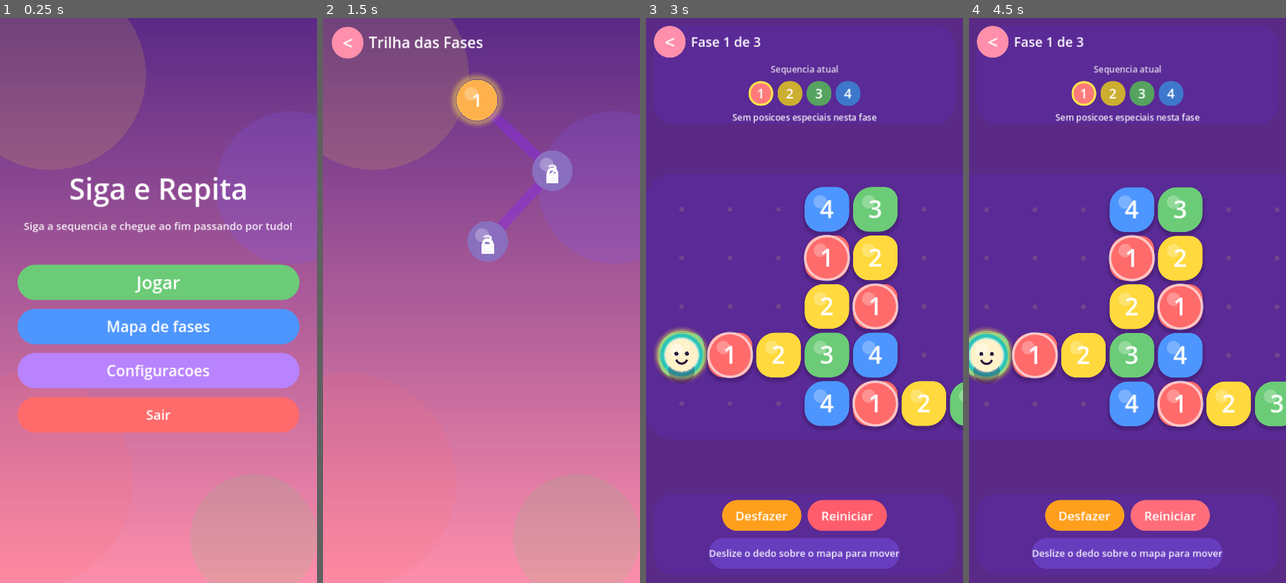
Above: before the commit, frames 1-4 (left to right).
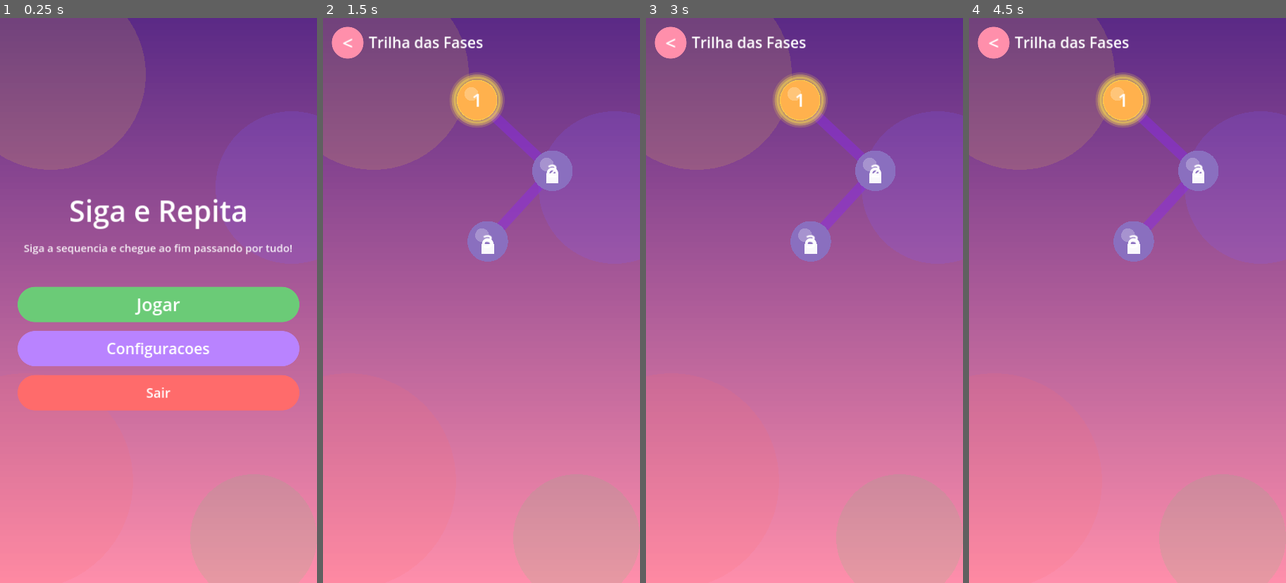
Above: after the commit, the same moments.

Repository: robertoaraujomf/Amarelo-Game-Siga-E-Repita
Game: Godot game, scene res://scenes/ui/MainMenu.tscn
The game is run twice, just before and just after one commit, with the same random seed, the same clock (stepped at 60 frames per second) and the same inputs.
Inputs (mouse positions are in pixels of both pictures, inside the frame that each line leads up to):
- Up to frame 1 (0.25 s): no input
- Up to frame 2 (1.5 s): click (481, 328) at 0.5 s, where only the run before the commit has a clickable "Mapa de fases"; click (481, 306) at 1.25 s, where only the run after the commit has a clickable "Jogar"
- Up to frame 3 (3 s): click "<" at 2 s; click "Jogar" at 2.75 s
- Up to frame 4 (4.5 s): click (1168, 515) at 3.5 s, where only the run before the commit has a clickable "Reiniciar"; click (1168, 515) at 4.25 s, where only the run before the commit has a clickable "Reiniciar"

The runs differ from the first frame. In frame 1, 24% of the frame differs, in the area x 5-95%, y 28-74%; in frame 2, 0.4%; in frame 3, 92%, in the area x 0-100%, y 1-100%; in frame 4, 92%.

Commit message:
feat: HUD mostra a figura do alvo; progressao linear sem pular fases
- HUD: instrucao 'Chegue ate' + Figura (FigureIcon desenha a mesma figura do
  tabuleiro: sparkle para a posicao especial), sem coordenadas nem letra E.
- Progressao linear: apenas a proxima fase fica clicavel (GameState.next_level_id
  e level_status); Game bloqueia abrir fase fora de ordem.
- Trilha de fases e sempre exibida entre fases: removido o botao 'Trilha das
  fases' do overlay de vitoria e 'Jogar'/'Continuar' levam a trilha.

Diff:
--- a/scripts/autoload/GameState.gd
+++ b/scripts/autoload/GameState.gd
@@ -32,14 +32,20 @@
 	return completed.has(id - 1)
 
 
+## Proxima fase jogavel: menor id ainda nao concluido (progressao linear).
+func next_level_id() -> int:
+	var id := 1
+	while completed.has(id):
+		id += 1
+	return id
+
+
 func level_status(id: int) -> String:
 	if is_completed(id):
 		return "completed"
-	if not is_unlocked(id):
-		return "locked"
-	if id == current_level_id:
+	if id == next_level_id():
 		return "current"
-	return "open"
+	return "locked"
 
 
 func save_progress() -> void:
--- a/scripts/board/Board.gd
+++ b/scripts/board/Board.gd
@@ -327,6 +327,14 @@
 	return best
 
 
+## Simbolo/figura da proxima posicao especial (o que o jogador deve alcancar).
+func get_next_special_symbol() -> String:
+	var pos := get_next_special()
+	if pos == Vector2i(-1, -1) or matrix == null:
+		return ""
+	return matrix.symbol_at(pos)
+
+
 func current_sequence() -> Array:
 	return rules.current_sequence()
 
--- a/scripts/game/Game.gd
+++ b/scripts/game/Game.gd
@@ -9,6 +9,12 @@
 
 
 func _ready() -> void:
+	# Nao permite abrir uma fase fora de ordem (pular fases).
+	if not GameState.is_completed(GameState.current_level_id) \
+			and GameState.current_level_id != GameState.next_level_id():
+		get_tree().change_scene_to_file("res://scenes/ui/LevelSelect.tscn")
+		return
+
 	_level = Levels.get_level_by_id(GameState.current_level_id)
 	if _level.is_empty() and Levels.count() > 0:
 		_level = Levels.get_level_by_index(0)
@@ -56,7 +62,7 @@
 
 func _refresh_hud() -> void:
 	hud.set_sequence(board.current_sequence(), board.current_step())
-	hud.set_next_special(board.get_next_special())
+	hud.set_next_special(board.get_next_special(), board.get_next_special_symbol())
 
 
 func _on_won() -> void:
@@ -77,12 +83,8 @@
 
 
 func _on_next() -> void:
-	var next_id := int(_level.get("id", 1)) + 1
-	if Levels.get_level_by_id(next_id).is_empty():
-		get_tree().change_scene_to_file("res://scenes/ui/LevelSelect.tscn")
-	else:
-		GameState.start_level(next_id)
-		get_tree().reload_current_scene()
+	# A trilha de fases e SEMPRE exibida entre uma fase e outra.
+	get_tree().change_scene_to_file("res://scenes/ui/LevelSelect.tscn")
 
 
 func _on_back() -> void:
--- /dev/null
+++ b/scripts/ui/FigureIcon.gd
@@ -0,0 +1,74 @@
+class_name FigureIcon
+extends Control
+## Desenha a "figura" de um token exatamente como no tabuleiro (sparkle para a
+## posicao especial, casa para o inicio, estrela para o fim, texto para tokens).
+## Usado pelas instrucoes da HUD para o alvo bater com o que aparece no mapa.
+
+var symbol: String = "":
+	set(value):
+		symbol = value
+		queue_redraw()
+
+
+func _ready() -> void:
+	mouse_filter = Control.MOUSE_FILTER_IGNORE
+
+
+func _draw() -> void:
+	if symbol == "":
+		return
+	var r := minf(size.x, size.y) * 0.46
+	var center := size * 0.5
+	var base := StyleFactory.color_for(symbol)
+
+	draw_style_box(StyleFactory.organic_panel(base, int(r * 0.85)),
+			Rect2(center - Vector2(r, r), Vector2(r * 2.0, r * 2.0)))
+	draw_circle(center + Vector2(-r * 0.30, -r * 0.34), r * 0.30, Color(1, 1, 1, 0.26))
+
+	var white := Color.WHITE
+	if LevelMatrix.is_special(symbol):
+		_draw_sparkle(center, r, white)
+	elif LevelMatrix.is_start(symbol):
+		_draw_home(center, r, white)
+	elif LevelMatrix.is_end(symbol):
+		_draw_star(center, r, white)
+	else:
+		_draw_token(center, r, white)
+
+
+func _draw_token(center: Vector2, r: float, c: Color) -> void:
+	var font := ThemeDB.fallback_font
+	var fs := int(r * 1.09)
+	if symbol.length() >= 2:
+		fs = int(r * 0.78)
+	var s := font.get_string_size(symbol, HORIZONTAL_ALIGNMENT_CENTER, -1, fs)
+	draw_string(font, center + Vector2(-s.x * 0.5, fs * 0.36), symbol,
+			HORIZONTAL_ALIGNMENT_LEFT, -1, fs, c)
+
+
+func _draw_sparkle(center: Vector2, r: float, c: Color) -> void:
+	var pts := PackedVector2Array()
+	var n := 8
+	for i in n:
+		var a := TAU * float(i) / float(n) - PI * 0.5
+		var rad := r * (0.62 if i % 2 == 0 else 0.26)
+		pts.append(center + Vector2(cos(a), sin(a)) * rad)
+	draw_colored_polygon(pts, c)
+
+
+func _draw_home(center: Vector2, r: float, c: Color) -> void:
+	var s := r * 0.5
+	draw_colored_polygon(PackedVector2Array([
+		center + Vector2(0, -s), center + Vector2(-s, 0), center + Vector2(s, 0)
+	]), c)
+	draw_rect(Rect2(center + Vector2(-s * 0.66, 0.0), Vector2(s * 1.32, s)), c)
+
+
+func _draw_star(center: Vector2, r: float, c: Color) -> void:
+	var pts := PackedVector2Array()
+	var n := 10
+	for i in n:
+		var a := TAU * float(i) / float(n) - PI * 0.5
+		var rad := r * (0.68 if i % 2 == 0 else 0.28)
+		pts.append(center + Vector2(cos(a), sin(a)) * rad)
+	draw_colored_polygon(pts, c)
--- a/scripts/ui/Hud.gd
+++ b/scripts/ui/Hud.gd
@@ -11,7 +11,8 @@
 
 var _title: Label
 var _seq_box: HBoxContainer
-var _special_label: Label
+var _special_box: HBoxContainer
+var _special_chip: FigureIcon
 var _grid: GridContainer
 var _swipe_hint: Label
 var _overlay: Control
@@ -88,12 +89,22 @@
 	_seq_box.add_theme_constant_override("separation", 10)
 	inner.add_child(_seq_box)
 
-	_special_label = Label.new()
-	_special_label.text = ""
-	_special_label.add_theme_font_size_override("font_size", 20)
-	_special_label.add_theme_color_override("font_color", Color(1, 1, 1, 0.92))
-	_special_label.horizontal_alignment = HORIZONTAL_ALIGNMENT_CENTER
-	inner.add_child(_special_label)
+	_special_box = HBoxContainer.new()
+	_special_box.alignment = BoxContainer.ALIGNMENT_CENTER
+	_special_box.add_theme_constant_override("separation", 10)
+	_special_box.visible = false
+	inner.add_child(_special_box)
+
+	var approach := Label.new()
+	approach.text = "Chegue até"
+	approach.add_theme_font_size_override("font_size", 24)
+	approach.add_theme_color_override("font_color", Color(1, 1, 1, 0.92))
+	approach.vertical_alignment = VERTICAL_ALIGNMENT_CENTER
+	_special_box.add_child(approach)
+
+	_special_chip = FigureIcon.new()
+	_special_chip.custom_minimum_size = Vector2(56, 56)
+	_special_box.add_child(_special_chip)
 
 
 func _build_controls() -> void:
@@ -246,17 +257,11 @@
 	star.custom_minimum_size = Vector2(360, 0)
 	col.add_child(star)
 
-	var next := StyleFactory.make_button("Proxima fase", Color("6bcb77"), 34)
+	var next := StyleFactory.make_button("Continuar", Color("6bcb77"), 34)
 	next.pressed.connect(func() -> void:
 		_overlay.visible = false
 		next_level_pressed.emit())
 	col.add_child(next)
-
-	var map := StyleFactory.make_button("Trilha das fases", Color("4d96ff"), 30)
-	map.pressed.connect(func() -> void:
-		_overlay.visible = false
-		back_pressed.emit())
-	col.add_child(map)
 
 
 # ------------------------------------------------------------------ API
@@ -306,11 +311,12 @@
 		_seq_box.add_child(chip)
 
 
-func set_next_special(pos: Vector2i) -> void:
-	if pos == Vector2i(-1, -1):
-		_special_label.text = "Sem posicoes especiais nesta fase"
-	else:
-		_special_label.text = "Proxima posicao especial (E): (%d, %d)" % [pos.x + 1, pos.y + 1]
+func set_next_special(pos: Vector2i, symbol: String) -> void:
+	if pos == Vector2i(-1, -1) or symbol == "":
+		_special_box.visible = false
+		return
+	_special_box.visible = true
+	_special_chip.symbol = symbol
 
 
 func set_control_mode(mode: int) -> void:
--- a/scripts/ui/LevelTrail.gd
+++ b/scripts/ui/LevelTrail.gd
@@ -36,7 +36,7 @@
 		btn.focus_mode = Control.FOCUS_NONE
 		btn.size = Vector2(NODE_R * 2.2, NODE_R * 2.2)
 		btn.position = pos - btn.size * 0.5
-		btn.disabled = status == "locked"
+		btn.disabled = status != "current"
 		for state in ["normal", "hover", "pressed", "disabled", "focus"]:
 			btn.add_theme_stylebox_override(state, StyleBoxEmpty.new())
 		var lid := id
--- a/scripts/ui/MainMenu.gd
+++ b/scripts/ui/MainMenu.gd
@@ -32,14 +32,9 @@
 
 	col.add_child(_gap(30))
 
-	var play := StyleFactory.make_button(_play_label(), Color("6bcb77"), 40)
+	var play := StyleFactory.make_button("Jogar", Color("6bcb77"), 40)
 	play.pressed.connect(_on_play)
 	col.add_child(play)
-
-	var levels := StyleFactory.make_button("Mapa de fases", Color("4d96ff"), 34)
-	levels.pressed.connect(func() -> void:
-		get_tree().change_scene_to_file("res://scenes/ui/LevelSelect.tscn"))
-	col.add_child(levels)
 
 	var settings := StyleFactory.make_button("Configuracoes", Color("b983ff"), 34)
 	settings.pressed.connect(func() -> void:
@@ -51,12 +46,6 @@
 	col.add_child(quit)
 
 
-func _play_label() -> String:
-	if GameState.current_level_id > 1 and GameState.is_unlocked(GameState.current_level_id):
-		return "Continuar - Fase %d" % GameState.current_level_id
-	return "Jogar"
-
-
 func _gap(h: int) -> Control:
 	var c := Control.new()
 	c.custom_minimum_size = Vector2(0, h)
@@ -65,8 +54,5 @@
 
 
 func _on_play() -> void:
-	var id := GameState.current_level_id
-	if not GameState.is_unlocked(id):
-		id = 1
-	GameState.start_level(id)
-	get_tree().change_scene_to_file("res://scenes/game/Game.tscn")
+	# A trilha de fases e o hub: sempre passa por ela antes de jogar.
+	get_tree().change_scene_to_file("res://scenes/ui/LevelSelect.tscn")
